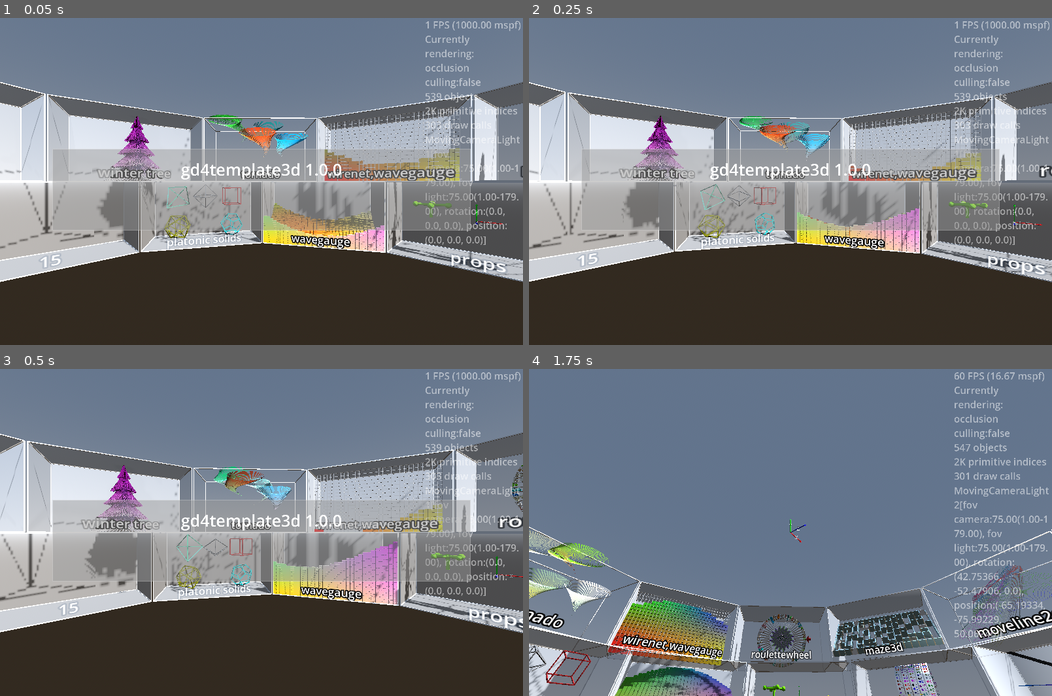
Above: before the commit, frames 1-4 (two rows, left to right).
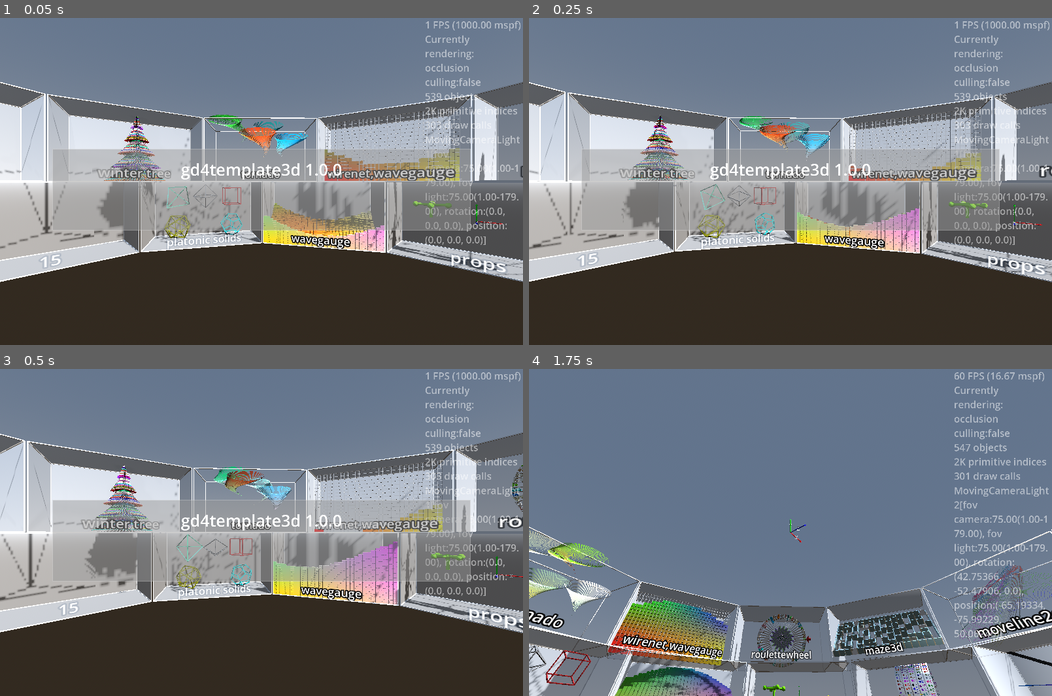
Above: after the commit, the same moments.

Repository: kasworld/gd4template3d
Game: Godot game, scene res://main.tscn
The game is run twice, just before and just after one commit, with the same random seed, the same clock (stepped at 60 frames per second) and the same inputs.
Inputs (mouse positions are in pixels of both pictures, inside the frame that each line leads up to):
- Up to frame 1 (0.05 s): no input
- Up to frame 2 (0.25 s): no input
- Up to frame 3 (0.5 s): no input
- Up to frame 4 (1.75 s): tap Enter at 0.5 s; move the mouse to (905, 516) at 0.52 s; hold Right 0.53-1.28 s; tap Q at 0.6 s; click (905, 516) at 0.67 s; move the mouse to (685, 548) at 1.27 s; hold Down from 1.28 s (still down); tap E at 1.35 s

The runs differ from the first frame. In frame 1, 0.6% of the frame differs, in the area x 19-32%, y 30-50%; in frame 2, 0.6%; in frame 3, 0.6%; in frame 4, nothing differs.

Commit message:
add instance_count_per_y make_index_array

Diff:
--- a/line_tree/line_tree.gd
+++ b/line_tree/line_tree.gd
@@ -1,11 +1,26 @@
 extends Node3D
 class_name LineTree
 
-func init(h :float, w :float, co1 :Color, co2 :Color, line_width :float = 0.5, stage_count :int=5) -> LineTree:
+var instance_count_per_y :Array[int] = []
+
+func make_index_array() -> Array:
+	var rtn := []
+	var i := 0
+	for count in instance_count_per_y:
+		var index_array := []
+		for j in count:
+			index_array.append(i)
+			i += 1
+		rtn.append(index_array)
+	return rtn
+
+func get_lines() -> MultiMeshShape:
+	return $Lines
+
+func init(h :float, w :float, line_width :float = 0.5, stage_count :int=5) -> LineTree:
 	$"중심기둥".mesh.top_radius = w/1000
 	$"중심기둥".mesh.bottom_radius = w/100
 	$"중심기둥".mesh.height = h
-	$"중심기둥".mesh.material.albedo_color = co2
 	$"중심기둥".position.y = h /2
 	var lines := []
 	for y in range(h,0,-1):
@@ -13,10 +28,15 @@
 		var r :float= lerp(1.0, w/2, rate ) + fposmod(rate*h, h/stage_count)*rate
 		lines.append_array(make_lines(y,w*1.5*(rate+0.1),10*rate,r))
 	$Lines.multi_line_by_pos(lines, line_width, Color.WHITE)
+	return self
+
+func set_color(center_color :Color, co1 :Color, co2 :Color) -> LineTree:
+	$"중심기둥".mesh.material.albedo_color = center_color
 	$Lines.set_gradient_color_all(co1,co2)
 	return self
 
 func make_lines(start_y :float, count :int, h :float, r :float) -> Array:
+	instance_count_per_y.append(count)
 	var rtn := []
 	var rad_step := 2*PI / count
 	var end_y := start_y+h
--- a/main.gd
+++ b/main.gd
@@ -103,9 +103,26 @@
 	if labeltext != "":
 		glasscabinet.set_label_text(labeltext)
 	line_tree = preload("res://line_tree/line_tree.tscn").instantiate(
-		).init(WorldSize.y, WorldSize.z/2, random_color(),random_color())
+		).init(WorldSize.y, WorldSize.z/2).set_color(random_color(), random_color(),random_color())
 	glasscabinet.add_child(line_tree)
 	line_tree.position.y = -WorldSize.y/2
+	line_tree_inst_index = line_tree.make_index_array()
+	linetree_color_animate()
+
+var line_tree_inst_index :Array
+func linetree_color_animate() -> void:
+	var lines := line_tree.get_lines()
+	for a in line_tree_inst_index:
+		var co := random_color()
+		for i in a:
+			lines.set_inst_color(i, co)
+
+func linetree_color_animate2() -> void:
+	var lines := line_tree.get_lines()
+	var a :Array = line_tree_inst_index.pick_random()
+	var co := random_color()
+	for i in a:
+		lines.set_inst_color(i, co)
 
 var wire_cube :MultiMeshShape
 var wire_tetrahedron :MultiMeshShape
@@ -489,6 +506,7 @@
 		mt.move_trail(delta, bounce_fn, trailmesh_radius, 4*PI,)
 	tornado_animate()
 	line_tree.rotate_y(delta)
+	linetree_color_animate2()
 	$GlassCabinetContainer1.rotate_y(delta/10)
 	$GlassCabinetContainer2.rotate_y(-delta/10)
 	platonic_solids_animation.handle_animation()
